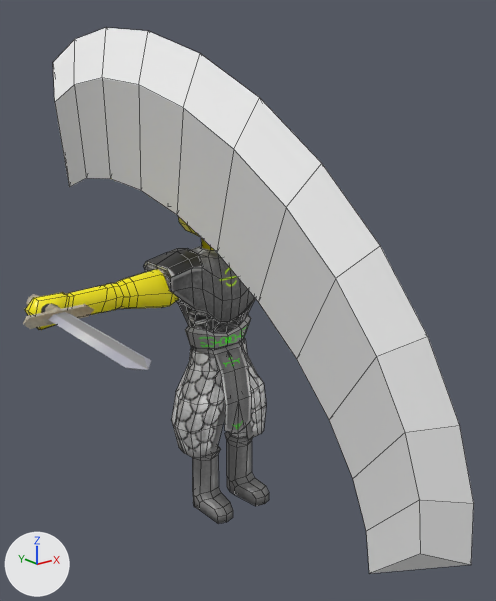
The Blender file assets/raw/dungeon_player.blend: old version first, new version second.
One viewpoint serves both versions: a camera (50 mm lens) standing at (-17.2, -23.6, 18.9) and looking at (0.2, -1.9, 10.2). Lighting does not change. The marker at lower left points along +X, +Y and +Z. Mesh edges are drawn as thin lines on the coarser meshes.

The older version as bpy lines, for what is in view:
```python
me_cube = bpy.data.meshes.new('Cube')
me_cube.from_pydata(...)  # 187 vertices, 163 faces; spans x 0.0..3.1, y -1.47..1.12, z 3.06..12.42
me_cube.polygons.foreach_set('use_smooth', [True] * 163)
me_cube.materials.append(mat_mail_torso)  # picture img_mail_torso0_png
me_cube_003 = bpy.data.meshes.new('Cube.003')
me_cube_003.from_pydata(...)  # 59 vertices, 56 faces; spans x -1.35..1.35, y -0.31..0.31, z -1.47..7.3
me_cube_003.materials.append(mat_swordmat)  # picture img_sword0_png
me_cylinder = bpy.data.meshes.new('Cylinder')
me_cylinder.from_pydata(...)  # 48 vertices, 48 faces; spans x -1.12..0.55, y -1.1..0.67, z -1.0..1.0
me_cylinder.materials.append(mat_trail)  # its picture is missing
ob_mail0_torso = bpy.data.objects.new('mail0_torso', me_cube)
ob_mail0_torso.location = (0.0, 0.0, 0.0)
_m = ob_mail0_torso.modifiers.new('Mirror', 'MIRROR')
ob_sword0 = bpy.data.objects.new('sword0', me_cube_003)
ob_sword0.location = (-7.84, -0.01, 11.03)
ob_sword0.rotation_euler = (1.571, 0.0, 0.0)  # degrees (90, 0, 0)
ob_trail = bpy.data.objects.new('trail', me_cylinder)
ob_trail.location = (0.06, 1.37, 6.48)
ob_trail.rotation_euler = (0.0, 1.311, 0.0)  # degrees (0, 75, 0)
ob_trail.scale = (13.4, 13.4, 0.94)
# also in view: 'leather0_legs' at (0.0, -0.6, 3.4); 'arms0' at (0.0, -0.1, 11.0)
```
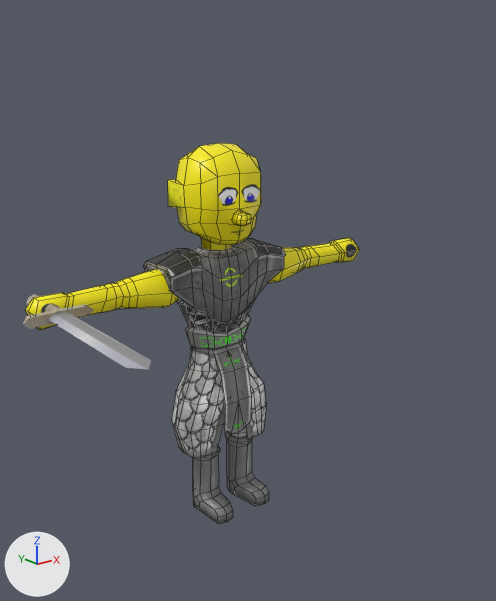
Pixel boxes (x1, y1, x2, y2) of what changed, in the pictures (496 x 601 px):
'trail', hidden
    before: (53, 28, 474, 573)
'head0', unchanged, uncovered by the edit
    before: (178, 216, 214, 250)
    after: (168, 143, 261, 250)

What the commit changed:
Object 'trail' (ob_trail) is now hidden.
